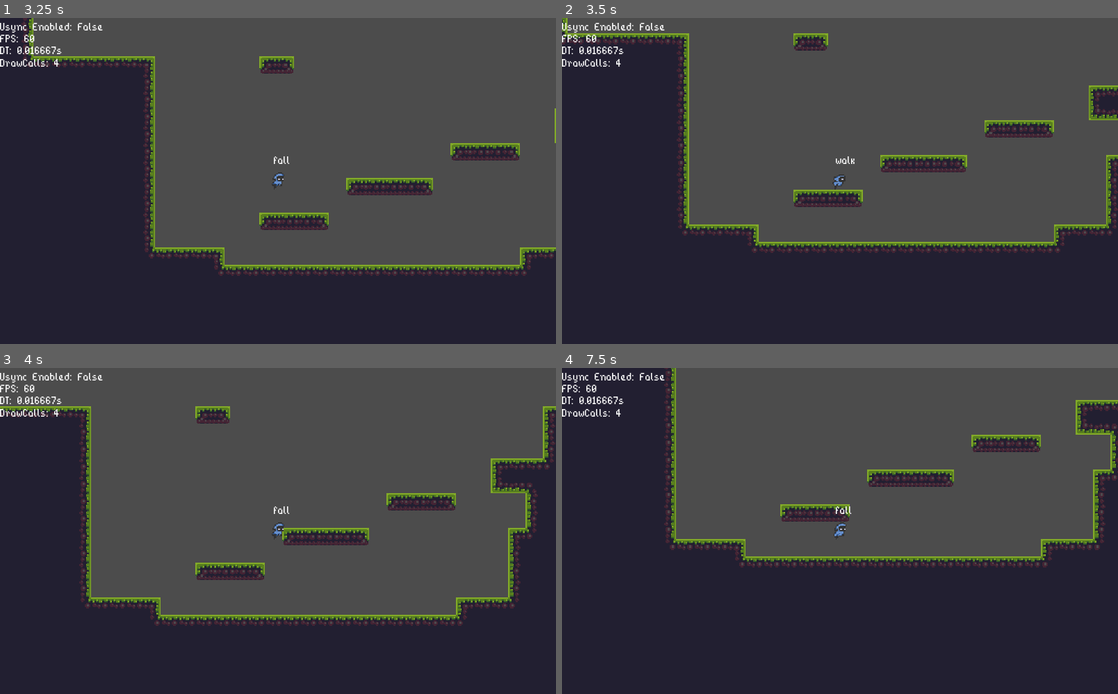
Above: before the commit, frames 1-4 (two rows, left to right).
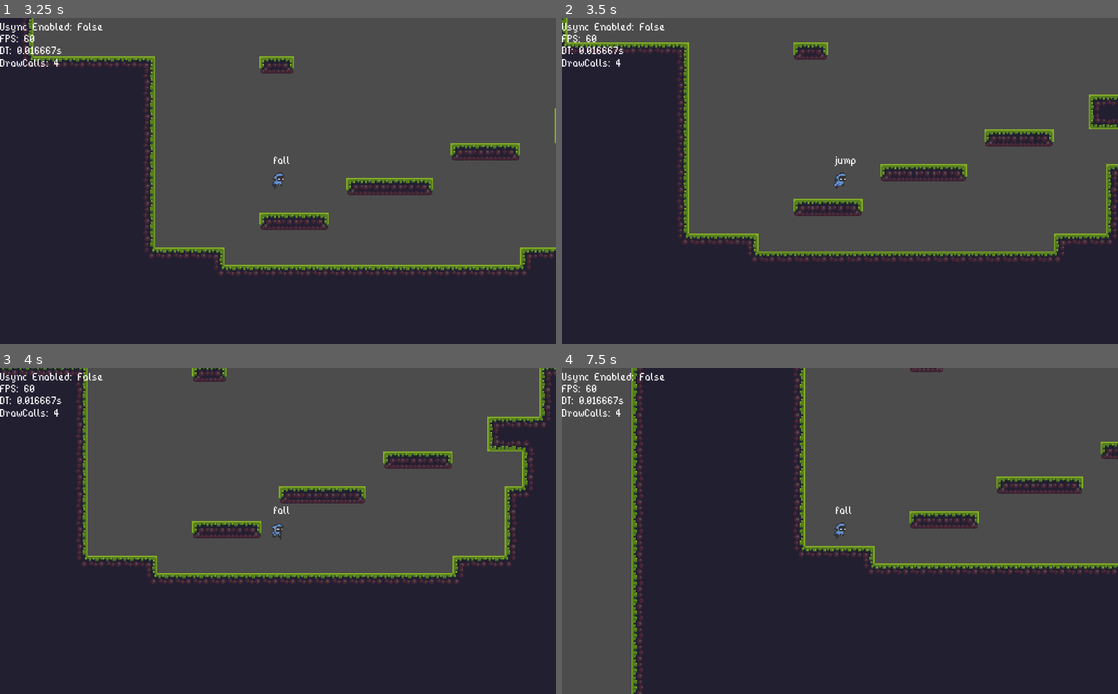
Above: after the commit, the same moments.

Repository: aCube1/Komare
Game: Godot game, scene res://Sandbox.tscn
Two runs of this game, one before a commit and one after it. Both use one fixed random seed, a clock stepped at 60 frames per second and the inputs below.
Inputs:
- Up to frame 1 (3.25 s): tap Enter at 0.5 s; hold D (Right) 0.53-2.03 s; tap Space (Jump) at 0.6, 0.77, 1.07, 1.35, 1.52, 1.82, 2.1, 2.85, 3.02 s; hold A (Left) 2.03-2.78 s; hold D (Right) from 2.78 s (still down)
- Up to frame 2 (3.5 s): keep holding D (Right); tap Space (Jump) at 3.32 s
- Up to frame 3 (4 s): keep holding D (Right); tap Space (Jump) at 3.6, 3.77 s
- Up to frame 4 (7.5 s): tap Space (Jump) at 4.07, 4.35, 4.52, 4.82, 5.1, 5.85, 6.02, 6.32, 6.6, 6.77, 7.07, 7.35 s; release D (Right) at 4.28 s; hold A (Left) 4.28-5.03 s; hold D (Right) 5.03-5.78 s; hold A (Left) 5.78-7.28 s; hold D (Right) from 7.28 s (still down)

Frame 1 is identical in both runs. In frame 2, 9.9% of the frame differs, in the area x 0-100%, y 0-75%; in frame 3, 22%; in frame 4, 36%, in the area x 0-100%, y 0-100%.

Commit message:
Add jump buffering:     If the player jump while falling, the jump will be buffered;     The jump buffered will be reset after 0.1 seconds;     The unit will jump soon as possible when the jump is buffered.

Diff:
--- a/entities/character/Mage.tscn
+++ b/entities/character/Mage.tscn
@@ -325,6 +325,7 @@
 ascent_time = 0.5
 descent_time = 0.4
 max_coyote_time = 0.07
+max_jumpbuffer_time = 0.1
 
 [node name="Label" type="Label" parent="."]
 margin_left = -4.0
--- a/entities/controllers/PlayerController.gd
+++ b/entities/controllers/PlayerController.gd
@@ -16,11 +16,13 @@
 export(float) var ascent_time # Time to reach jump peak
 export(float) var descent_time # Time to fall
 export(float) var max_coyote_time
+export(float) var max_jumpbuffer_time
 
 var current_state := STATE_IDLE
 var motion := 0
 var last_motion := 0
 var coyote_timer := 0.0
+var jumpbuffer_timer := 0.0
 
 onready var parent: KinematicBody2D = get_parent()
 
@@ -31,10 +33,6 @@
 onready var max_speed: float = sqrt(jump_distance * jump_impulse)
 onready var acceleration := max_speed * 2.0
 
-#func _ready() -> void:
-#	coyote_timer.one_shot = true
-#	add_child(coyote_timer)
-
 func _process(delta: float) -> void:
 	if Input.is_action_pressed("Right"):
 		motion += 1
@@ -43,17 +41,22 @@
 		motion -= 1
 		parent.flip_h(true)
 
-	# If the Unit is on those states, he can jump
-	if Input.is_action_just_pressed("Jump"):
+	if Input.is_action_just_pressed("Jump") or jumpbuffer_timer > 0.0:
+		# If the Unit is on those states, he can jump
 		if [STATE_IDLE, STATE_WALK].has(current_state):
-				parent.jump(jump_impulse)
+			parent.jump(jump_impulse)
+			jumpbuffer_timer = 0.0 # Reset the jumpbuffer timer, the Unit jumped
+		elif jumpbuffer_timer <= 0.0:
+			jumpbuffer_timer = max_jumpbuffer_time # Start the jumpbuffer timer
 
 	# If Jump is released, cut the jump height
 	if Input.is_action_just_released("Jump"):
 		parent.cut_jump()
 
-	if coyote_timer >= 0.0:
+	if coyote_timer > 0.0:
 		coyote_timer -= delta
+	if jumpbuffer_timer > 0.0:
+		jumpbuffer_timer -= delta
 
 func _physics_process(delta: float) -> void:
 	if motion == 0 or parent.is_on_wall():
@@ -64,12 +67,12 @@
 	if parent.velocity.y > 0.0:
 		if not parent.is_on_floor() and parent.was_on_floor:
 			coyote_timer = max_coyote_time
-			parent.velocity.y = 0.0 # Remove the remainder gravity of the parent
+			parent.velocity.y = 0.0 # Remove the remainder gravity of the Unit
 		else:
 			set_state(STATE_FALL)
 	if parent.velocity.y < 0.0:
 		set_state(STATE_JUMP)
-		coyote_timer = 0.0 # Stop the coyote timer, the parent already jumped
+		coyote_timer = 0.0 # Stop the coyote timer, the Unit already jumped
 
 	parent.set_label("%s" %  ["idle", "walk", "fall", "jump"][current_state])
 	check_state(delta)
@@ -80,7 +83,6 @@
 
 	parent.move(delta, motion, acceleration, max_speed)
 	motion = 0
-
 
 func check_state(delta: float) -> void:
 	match current_state:
